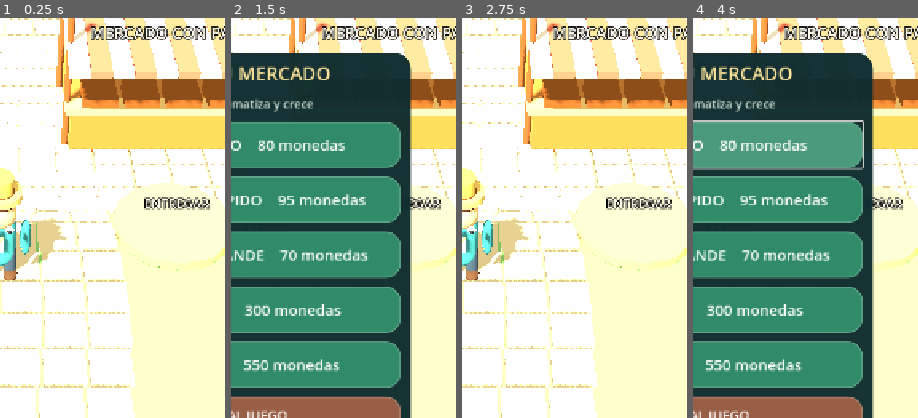
Above: before the commit, frames 1-4 (left to right).
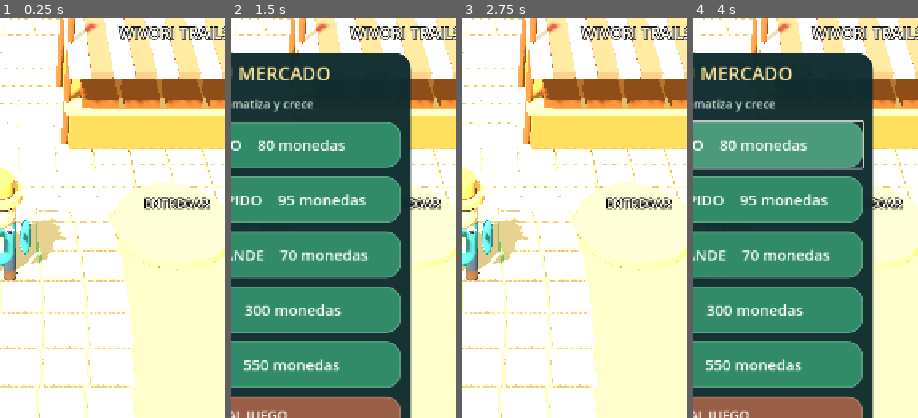
Above: after the commit, the same moments.

Repository: alejandropemamartinez-crypto/WivoriTrails
Game: Godot game, scene res://Main.tscn
Two runs of this game, one before a commit and one after it. Both use one fixed random seed, a clock stepped at 60 frames per second and the inputs below.
Inputs (mouse positions are % of the whole screen's width and height, from its top left):
- Up to frame 1 (0.25 s): no input
- Up to frame 2 (1.5 s): click "MEJORAS" at 0.5 s; click "CORRER" at 1.25 s
- Up to frame 3 (2.75 s): click "TIENDA" at 2 s
- Up to frame 4 (4 s): tap Enter at 2.75 s; drag from (17, 89) to (60, 28) at 2.77 s; click "AYUDANTE AUTO 80 monedas" at 3.5 s
The pictures show only the part of the screen within x 50-100%, y 22-72%; the shares and areas given below are measured in that part.

The runs differ from the first frame. In frame 1, 1.6% of the frame differs, in the area x 40-100%, y 2-6%; in frame 2, 1.6%; in frame 3, 1.6%; in frame 4, 1.6%.

Commit message:
Apply Wivori Trails branding to 3D marketplace

Diff:
--- a/scripts/world.gd
+++ b/scripts/world.gd
@@ -129,7 +129,7 @@
 	for x in [-2.35,2.35]:
 		for z in [-1.35,1.35]:
 			shape(root,"cylinder",Vector3(x,1.5,z),Vector3(.17,3.0,.17),Color("#83502f"))
-	make_label(root,"MERCADO CON PATAS",Vector3(0,3.45,1.67),45)
+	make_label(root,"WIVORI TRAILS",Vector3(0,3.45,1.67),45)
 	# Product crates and chunky produce form physical sale stock.
 	for i in range(4):
 		var rack := Node3D.new(); rack.name="Cajón surtido %d" % i; rack.position=Vector3.ZERO; root.add_child(rack)
